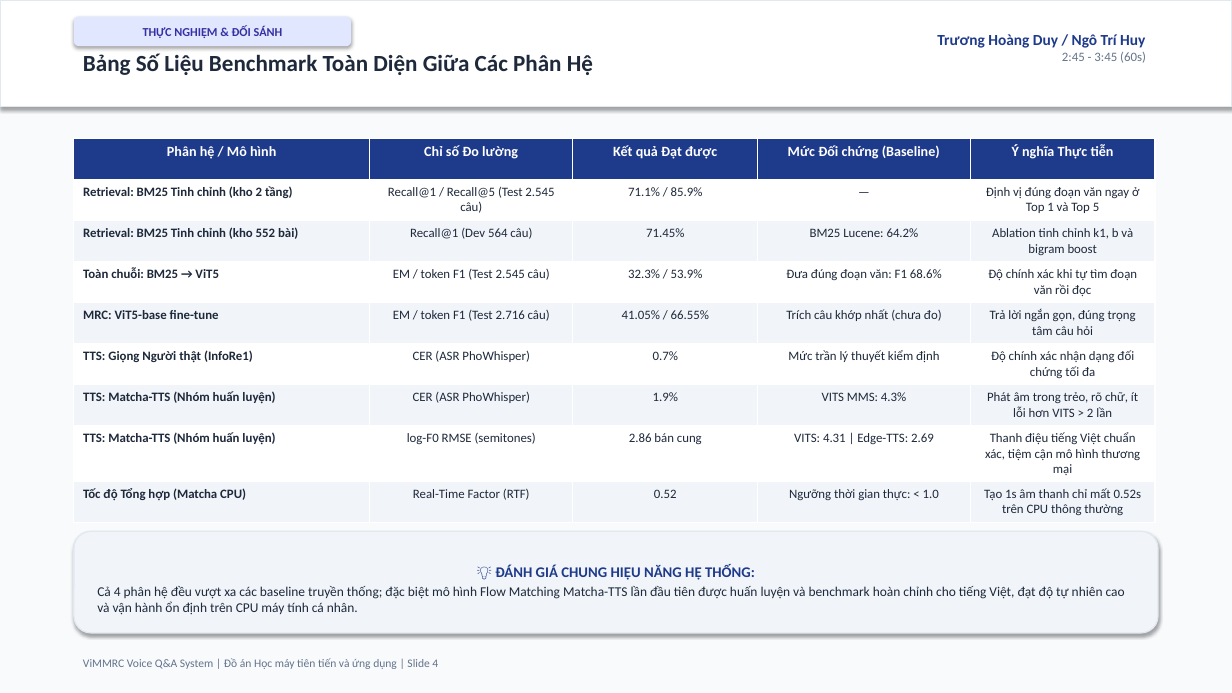
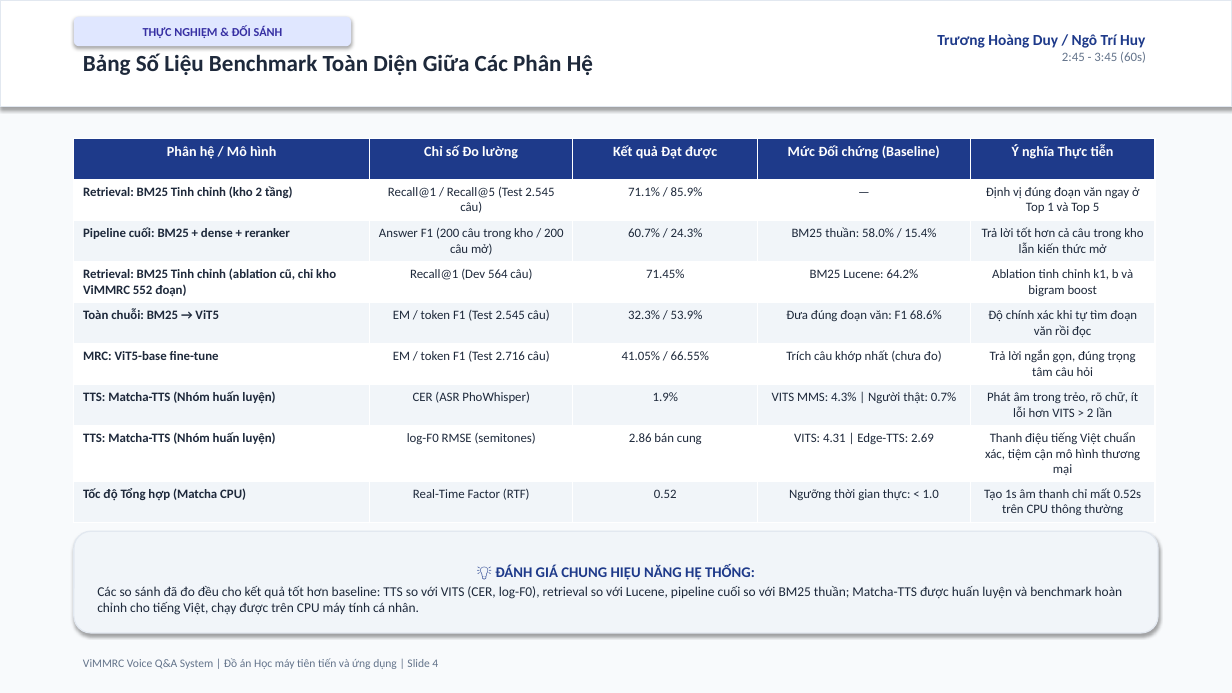
Before and after one commit to ngohuy04022000/vimmrc-qa-voice, a slide deck: slide 4 of docs/ViMMRC_Presentation_5min.pptx. Drawn at 1232x693 pixels with LibreOffice and Linux fonts; fonts in the diff are those of the drawing. Boxes give left, top, right and bottom in pixels: in the first picture for what was removed or moved away, otherwise in the second. Text is boxed around its words. In the diff, an @@ line names an element or a change of style, - is before the commit and + after.

```diff
--- a/docs/ViMMRC_Presentation_5min.pptx
+++ b/docs/ViMMRC_Presentation_5min.pptx
@@ table at bbox=[74, 139, 1155, 519] @@
-row 3: Retrieval: BM25 Tinh chỉnh (kho 552 bài) | Recall@1 (Dev 564 câu) | 71.45% | BM25 Lucene: 64.2% | Ablation tinh chỉnh k1, b và bigram boost
+row 3: Pipeline cuối: BM25 + dense + reranker | Answer F1 (200 câu trong kho / 200 câu mở) | 60.7% / 24.3% | BM25 thuần: 58.0% / 15.4% | Trả lời tốt hơn cả câu trong kho lẫn kiến thức mở
+row 4: Retrieval: BM25 Tinh chỉnh (ablation cũ, chỉ kho ViMMRC 552 đoạn) | Recall@1 (Dev 564 câu) | 71.45% | BM25 Lucene: 64.2% | Ablation tinh chỉnh k1, b và bigram boost
-row 6: TTS: Giọng Người thật (InfoRe1) | CER (ASR PhoWhisper) | 0.7% | Mức trần lý thuyết kiểm định | Độ chính xác nhận dạng đối chứng tối đa
-row 7: TTS: Matcha-TTS (Nhóm huấn luyện) | CER (ASR PhoWhisper) | 1.9% | VITS MMS: 4.3% | Phát âm trong trẻo, rõ chữ, ít lỗi hơn VITS > 2 lần
+row 7: TTS: Matcha-TTS (Nhóm huấn luyện) | CER (ASR PhoWhisper) | 1.9% | VITS MMS: 4.3% | Người thật: 0.7% | Phát âm trong trẻo, rõ chữ, ít lỗi hơn VITS > 2 lần
@@ text in rounded rectangle at bbox=[97, 586, 1123, 615]: text changed @@
-Cả 4 phân hệ đều vượt xa các baseline truyền thống; đặc biệt mô hình Flow Matching Matcha-TTS lần đầu tiên được huấn luyện và benchmark hoàn chỉnh cho tiếng Việt, đạt độ tự nhiên cao và vận hành ổn định trên CPU máy tính cá nhân.
+Các so sánh đã đo đều cho kết quả tốt hơn baseline: TTS so với VITS (CER, log-F0), retrieval so với Lucene, pipeline cuối so với BM25 thuần; Matcha-TTS được huấn luyện và benchmark hoàn chỉnh cho tiếng Việt, chạy được trên CPU máy tính cá nhân.
```
Also in this commit, not shown: 5 other slides changed, 11 other files.
